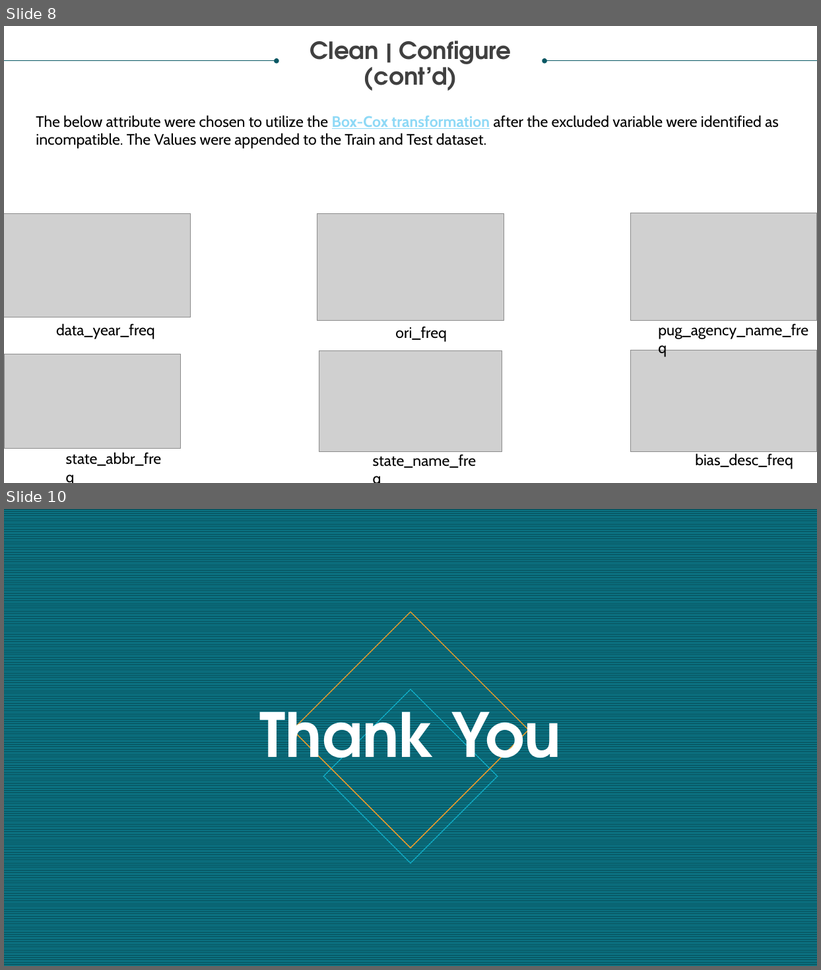
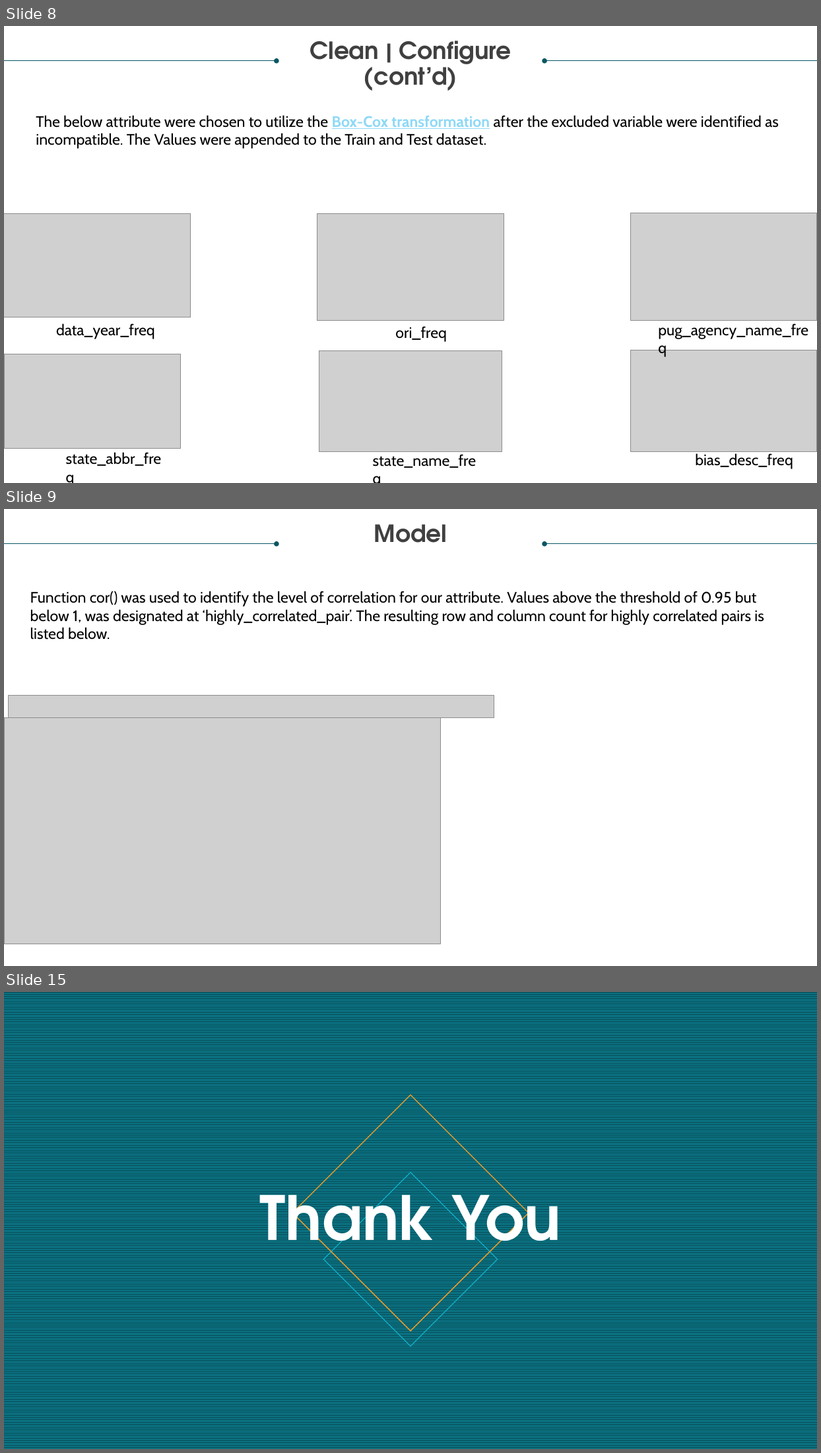
Before and after one commit to GitableGabe/Data621_Collab, a slide deck: DATA 621_FINAL.pptx. Shown one above the other, each under a label of ours: slides 8 and 10 before the commit, slides 8, 9 and 15 after it; the slides between them are not shown. The pictures are 821x970 and 821x1453 pixels, drawn with LibreOffice and Linux fonts; fonts in the diff are those of the drawing; grey boxes stand for pictures. Boxes give left, top, right and bottom in pixels: in the first picture for what was removed or moved away, otherwise in the second. Text is boxed around its words. In the diff, an @@ line names an element or a change of style, - is before the commit and + after.

```diff
--- a/DATA 621_FINAL.pptx
+++ b/DATA 621_FINAL.pptx
@@ slide 9 added at <box>4,509,817,966</box>, background #FFFFFF @@
@@ text added at <box>374,524,448,543</box>, 28 pt, text #404040, bold @@
+Model
@@ arrow added from (4, 544) to (277, 544), #085764 0.5 pt @@
@@ arrow added from (817, 544) to (545, 544), #085764 0.5 pt @@
@@ text added at <box>30,591,764,640</box>, 18 pt, text #000000 @@
+Function cor() was used to identify the level of correlation for our attribute. Values above the threshold of 0.95 but below 1, was designated at ‘highly_correlated_pair’. The resulting row and column count for highly correlated pairs is listed below.
@@ picture added at <box>8,696,494,718</box> @@
@@ picture added at <box>4,718,441,944</box> @@
@@ what was slide 10 is now slide 15 @@
```
Also in this commit, not shown: 3 slides changed, 5 other slides added, 1 slide removed, 2 other files.
